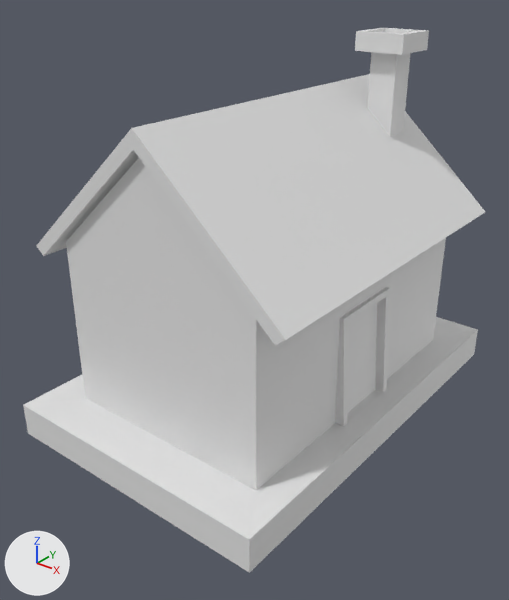
Renders of the glTF model 2.0/glTF-Sample-Models/HouseNew.glb from each side of a commit.
The view is the same before and after, from a 50 mm lens placed at (5.88, -10.22, 5.96), pointed at (-1.28, -1.26, 0.41). Every picture has the same lights, and +X, +Y and +Z are marked at lower left. Where no turn or scale is listed for an object, it has been applied to the vertices.

In view in the first picture: 'Chimney', 'Cube', 'Door', 'Roof'.
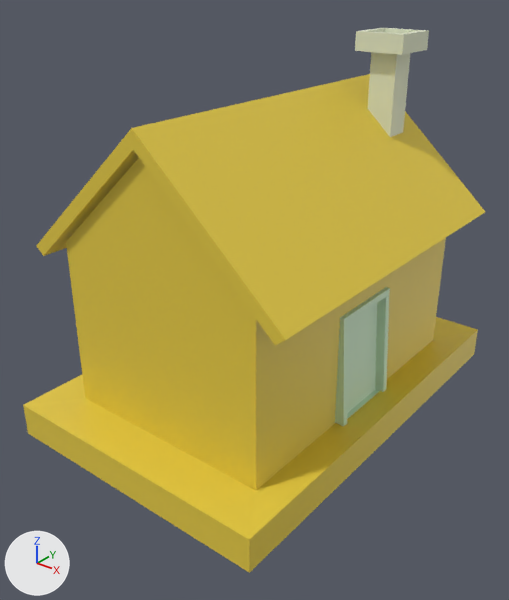
Pixel boxes [x1, y1, x2, y2] of what changed, in the pictures (509 x 600 px):
'Cube', recoloured (white to yellow)
    both: [23, 158, 478, 573]
'Roof', recoloured (white to yellow)
    both: [36, 74, 485, 346]

Diff of the bpy script that builds the scene:
```diff
--- a/2.0/glTF-Sample-Models/HouseNew.glb.py
+++ b/2.0/glTF-Sample-Models/HouseNew.glb.py
@@ mat_material @@
 mat_material = principled_material('Material')
-mat_material.base_color = (0.8, 0.8, 0.8)  # white #e7e7e7
+mat_material.base_color = (0.8, 0.606, 0.0562)  # yellow #e7cc43
```
